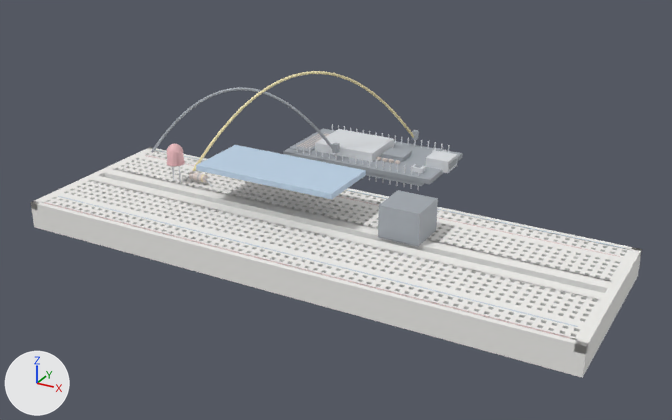
Renders of the glTF model mcp-server/physical_studio/bench/ready/distance-alarm/step-8.glb from each side of a commit.
Before and after are seen from a 50 mm camera at (0.1186, -0.206, 0.1165) aimed at (-0.0056, 0.0198, 0.0037). The axes (+X, +Y, +Z) are drawn at lower left. The lights are the same throughout. The older version comes first. Where no turn or scale is listed for an object, it has been applied to the vertices. Vertices at exactly the same position are counted once.

In view in the first picture: 'breadboard__mesh', 'buzzer__mesh', 'sensor__mesh', 'uno__mesh', 'wire_ground__mesh', 'wire_led_signal__mesh' and 2 more.
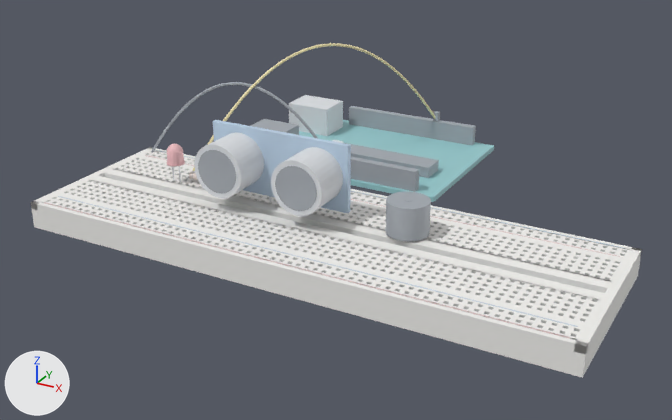
Boxes (x1, y1, x2, y2) around the edits, measured in the pictures (672 x 420 px; the box of a moved part takes in the faces that stretch with it):
'uno__mesh', reshaped (35% wider, 61% taller): before (283, 124, 463, 190); after (251, 95, 494, 202)
'sensor__mesh', reshaped (8% narrower, 76% taller): before (196, 145, 366, 199); after (194, 120, 351, 216)
'wire_led_signal__mesh', reshaped (9% wider, 28% taller): before (193, 71, 419, 171); after (193, 43, 440, 171)
'wire_ground__mesh', reshaped (12% narrower, 7% taller): before (151, 87, 340, 153); after (151, 82, 318, 153)
part 1 of me_uno__mesh, added (cyan): after (299, 120, 494, 202)
part 2 of me_uno__mesh, added: after (289, 95, 343, 136)
part 3 of me_uno__mesh, added: after (251, 119, 299, 135)
part 4 of me_uno__mesh, added: after (345, 143, 439, 178)
part 5 of me_uno__mesh, added: after (351, 157, 419, 192)
part 6 of me_uno__mesh, added: after (349, 106, 476, 145)
part 7 of me_uno__mesh, deleted: before (283, 128, 463, 186)
part 9 of me_wire_ground__mesh, moved or reshaped: before (155, 87, 333, 149); after (155, 82, 318, 149)
part 10 of me_wire_ground__mesh, moved or reshaped (not visible afterwards): before (332, 143, 340, 153)
part 11 of me_wire_led_signal__mesh, moved or reshaped: before (412, 130, 419, 140); after (433, 111, 440, 121)
part 12 of me_wire_led_signal__mesh, moved or reshaped: before (193, 71, 414, 171); after (193, 43, 436, 171)

The change, as a diff of the scene's bpy script:
```diff
--- a/mcp-server/physical_studio/bench/ready/distance-alarm/step-8.glb.py
+++ b/mcp-server/physical_studio/bench/ready/distance-alarm/step-8.glb.py
@@ me_uno__mesh @@
-me_uno__mesh.from_pydata(...)  # 708 vertices, 1176 faces; spans x -0.0435..0.0137, y 0.051..0.079, z 0.0008..0.009
+me_uno__mesh.from_pydata(...)  # 56 vertices, 84 faces; spans x -0.054..0.0183, y 0.0383..0.0917, z 0.0038..0.0158
+# me_uno__mesh part 1: a new loose piece, a box spanning x -0.0503..0.0183, y 0.0383..0.0917, z 0.0042..0.0058, in mat_defaultmaterial_001
+# me_uno__mesh part 2: a new loose piece, a box spanning x -0.054..-0.038, y 0.072..0.084, z 0.0048..0.0158, in mat_defaultmaterial_001
+# me_uno__mesh part 3: a new loose piece, a box spanning x -0.052..-0.038, y 0.0435..0.0525, z 0.0048..0.0158, in mat_defaultmaterial_001
+# me_uno__mesh part 4: a new loose piece, a box spanning x -0.0245..0.0105, y 0.052..0.06, z 0.0058..0.0093, in mat_defaultmaterial_001
+# me_uno__mesh part 5: a new loose piece, a box spanning x -0.0375..0.0115, y 0.0397..0.0422, z 0.0038..0.0123, in mat_defaultmaterial_001
+# me_uno__mesh part 6: a new loose piece, a box spanning x -0.0375..0.0115, y 0.0879..0.0904, z 0.0038..0.0123, in mat_defaultmaterial_001
+# me_uno__mesh part 7: 302 vertices removed from x -0.0435..0.0137, y 0.051..0.079, z 0.0008..0.009
+# other edits to the shape of me_uno__mesh do not show in these pictures
 me_uno__mesh.materials.append(mat_defaultmaterial_001)
@@ me_sensor__mesh @@
-me_sensor__mesh.from_pydata(...)  # 8 vertices, 12 faces; spans x -0.039..0.006, y -0.0036..0.0164, z 0.0182..0.0198
+me_sensor__mesh.from_pydata(...)  # 334 vertices, 632 faces; spans x -0.039..0.006, y -0.0066..0.0081, z 0.008..0.0305
+# me_sensor__mesh part 8: 8 vertices removed from x -0.039..0.006, y -0.0036..0.0164, z 0.0182..0.0198; 334 vertices added at x -0.039..0.006, y -0.0066..0.0081, z 0.008..0.0305
 me_sensor__mesh.materials.append(mat_defaultmaterial_004)
@@ me_wire_ground__mesh @@
-me_wire_ground__mesh.from_pydata(...)  # 1009 vertices, 1932 faces; spans x -0.0791..-0.0227, y 0.0237..0.0534, z 0.0077..0.0307
+me_wire_ground__mesh.from_pydata(...)  # 1009 vertices, 1932 faces; spans x -0.0791..-0.0197, y 0.0237..0.0418, z 0.0077..0.0342
+# me_wire_ground__mesh part 9: the loose piece of 1001 vertices spanning x -0.0791..-0.0232, y 0.0237..0.053, z 0.0077..0.0307 is multiplied about its middle by the matrix ((0.976, 0.152, 0.0), (-0.194, 0.968, 0.0), (0.06, 0.024, 1.067)), then moved by (0.0015, -0.0058, 0.0027)
+# me_wire_ground__mesh part 10: the loose piece of 8 vertices spanning x -0.0245..-0.0227, y 0.0516..0.0534, z 0.0085..0.0115 is moved by (0.003, -0.0116, 0.004)
 me_wire_ground__mesh.materials.append(mat_defaultmaterial_006)
@@ me_wire_led_signal__mesh @@
-me_wire_led_signal__mesh.from_pydata(...)  # 1009 vertices, 1932 faces; spans x -0.0563..-0.0049, y 0.0161..0.0784, z 0.0077..0.0366
+me_wire_led_signal__mesh.from_pydata(...)  # 1009 vertices, 1932 faces; spans x -0.0563..-0.0019, y 0.0161..0.09, z 0.0077..0.0445
+# me_wire_led_signal__mesh part 11: the loose piece of 8 vertices spanning x -0.0067..-0.0049, y 0.0766..0.0784, z 0.0085..0.0115 is moved by (0.003, 0.0116, 0.004)
+# me_wire_led_signal__mesh part 12: 988 of 1009 vertices moved; they spanned x -0.0551..-0.0054, y 0.0176..0.0779, z 0.0082..0.0366 and now span x -0.055..-0.0024, y 0.0179..0.0895, z 0.0111..0.0445; mean shift (0.0015, 0.0059, 0.006); largest move (-0.0054, 0.0774, 0.0087) -> (-0.0024, 0.089, 0.0126)
 me_wire_led_signal__mesh.materials.append(mat_defaultmaterial_007)
```
